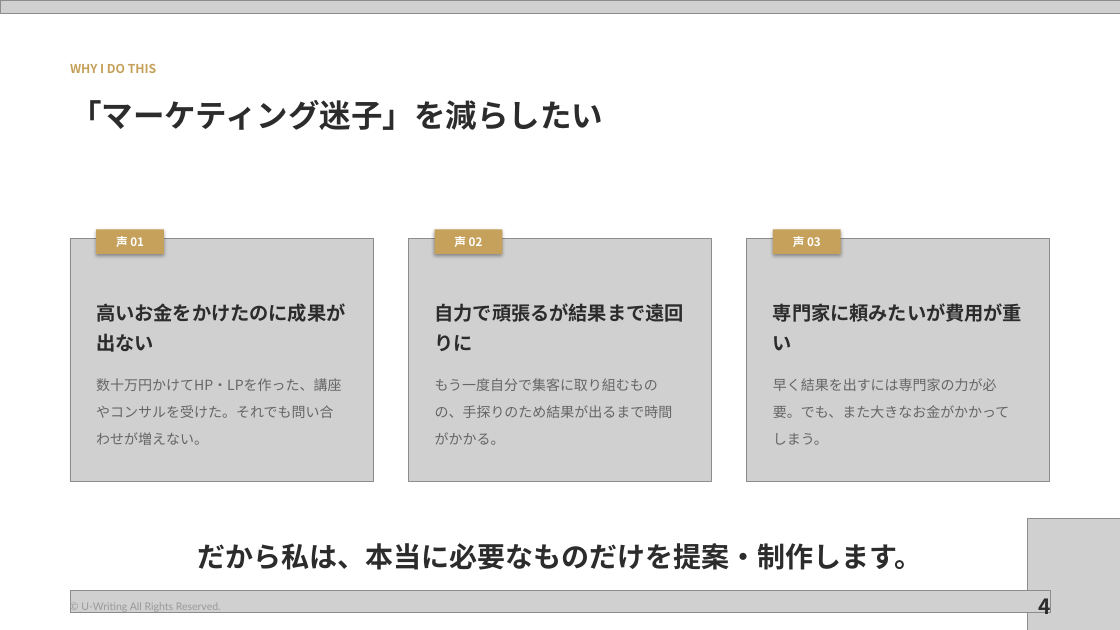
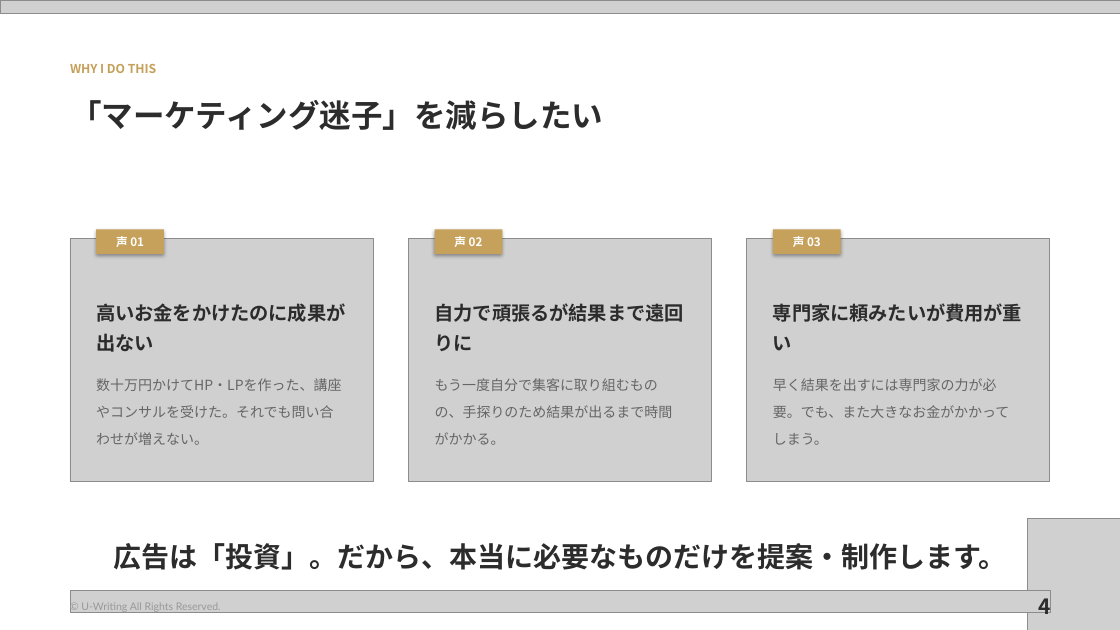
Before and after one commit to coderyu8-ship-it/claude-code-project, a slide deck: slide 4 of sales/U-writing_sales_v2.pptx. Drawn at 1120x630 pixels with LibreOffice and Linux fonts; fonts in the diff are those of the drawing; grey boxes stand for pictures; background and template pictures are left out. Boxes give left, top, right and bottom in pixels: in the first picture for what was removed or moved away, otherwise in the second. Text is boxed around its words. In the diff, an @@ line names an element or a change of style, - is before the commit and + after.

```diff
--- a/sales/U-writing_sales_v2.pptx
+++ b/sales/U-writing_sales_v2.pptx
@@ text at box(113, 543, 1006, 570): text changed @@
-だから私は、本当に必要なものだけを提案・制作します。
+広告は「投資」。だから、本当に必要なものだけを提案・制作します。
```
Also in this commit, not shown: 7 other slides changed, 1 slide added, 4 other files.
